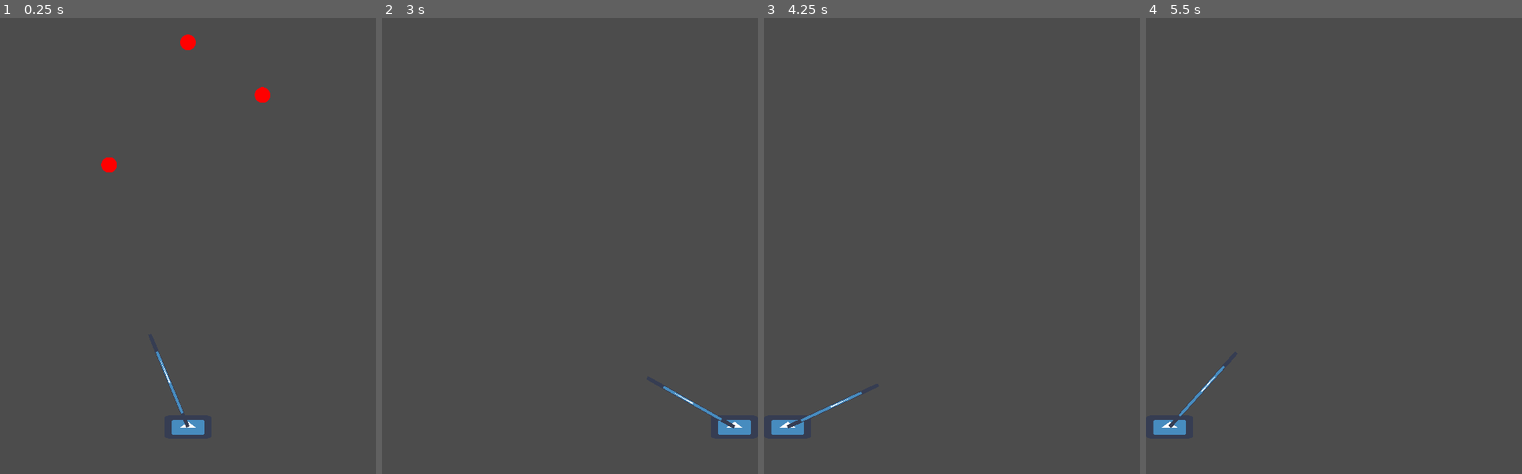
Above: before the commit, frames 1-4 (left to right).
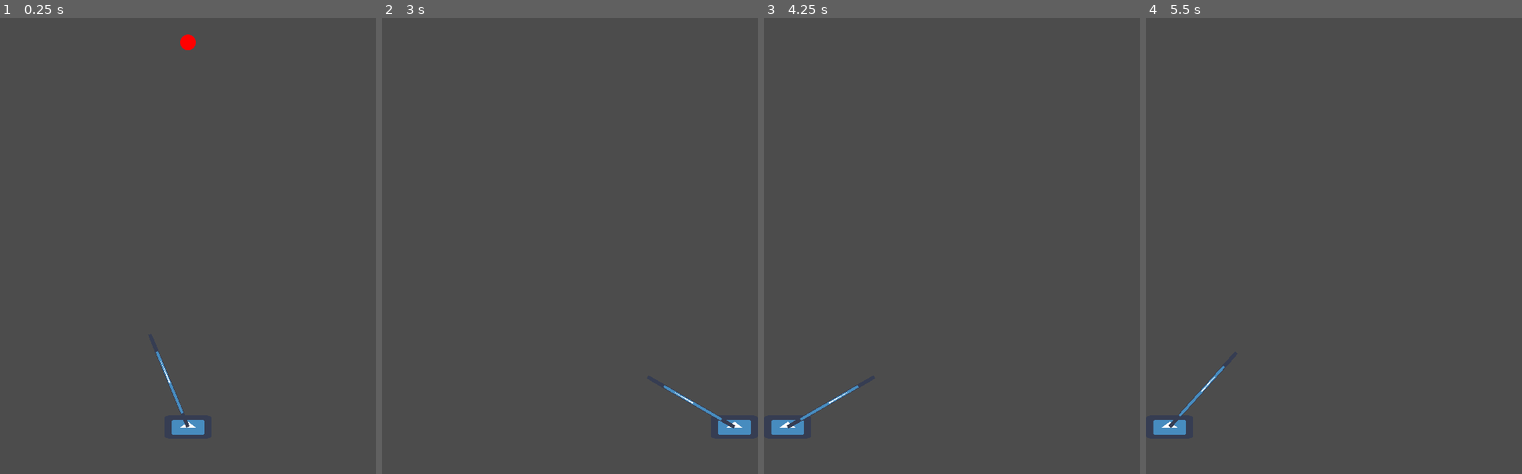
Above: after the commit, the same moments.

Repository: leogeier/impact_juggling
Game: Godot game, scene res://Main/Main.tscn
The game is run twice, just before and just after one commit, with the same random seed, the same clock (stepped at 60 frames per second) and the same inputs. The engine's default icon, where the game draws it, is replaced by a stand-in: a white triangle on a blue panel in a dark square.
Inputs (mouse positions are in pixels of both pictures, inside the frame that each line leads up to):
- Up to frame 1 (0.25 s): no input
- Up to frame 2 (3 s): move the mouse to (652, 200) at 0.52 s; hold Right (ui_right) 0.53-1.28 s; tap Space (fire, bound only after the commit) every 0.75 s from 0.6 to 2.85 s; move the mouse to (494, 250) at 1.27 s; hold Left (ui_left) 1.28-2.03 s; move the mouse to (607, 113) at 2.02 s; hold Right (ui_right) from 2.03 s (still down); move the mouse to (551, 323) at 2.77 s
- Up to frame 3 (4.25 s): tap Enter at 3.5 s; move the mouse to (1064, 300) at 3.52 s; release Right (ui_right) at 3.53 s; hold Left (ui_left) from 3.53 s (still down); tap Space (fire, bound only after the commit) at 3.6 s
- Up to frame 4 (5.5 s): keep holding Left (ui_left); move the mouse to (1221, 150) at 4.27 s; tap Space (fire, bound only after the commit) at 4.35, 5, 5.1 s; move the mouse to (1352, 223) at 5.02 s

The runs differ from the first frame. In frame 1, 0.2% of the frame differs, in the area x 26-72%, y 15-34%; in frame 2, less than 0.1%; in frame 3, 0.2%; in frame 4, nothing differs.

Commit message:
Add ball speed dampening

Diff:
--- a/ld-47/Ball/Ball.gd
+++ b/ld-47/Ball/Ball.gd
@@ -1,14 +1,15 @@
 extends KinematicBody2D
 
 export var gravity = 9
+export var max_speed = 12
+
 var velocity = Vector2()
 
 func _ready():
 	pass
 
-func reflect(dir):
-	velocity = velocity.length() * dir
-	print(dir)
+func reflect(dir, damp):
+	velocity = min(velocity.length() * damp, max_speed) * dir
 
 func _physics_process(delta):
 	var collision = move_and_collide(velocity)
@@ -16,6 +17,9 @@
 	if collision != null \
 	   and collision.collider.is_in_group("reflectable"):
 		var dir = collision.collider.get_reflection_dir(velocity.normalized())
-		velocity = velocity.length() * dir
+		var damp = collision.collider.get_damp()
+		reflect(dir, damp)
 	else:
 		velocity.y += gravity * delta
+
+	print(velocity.length())
--- a/ld-47/Main/Main.tscn
+++ b/ld-47/Main/Main.tscn
@@ -18,12 +18,6 @@
 [node name="Ball" parent="." instance=ExtResource( 2 )]
 position = Vector2( 240, 73.373 )
 
-[node name="Ball2" parent="." instance=ExtResource( 2 )]
-position = Vector2( 139.318, 229.732 )
-
-[node name="Ball3" parent="." instance=ExtResource( 2 )]
-position = Vector2( 335.115, 140.649 )
-
 [node name="Left Wall" parent="." instance=ExtResource( 3 )]
 position = Vector2( -10, 320 )
 
--- a/ld-47/Paddle/Paddle.gd
+++ b/ld-47/Paddle/Paddle.gd
@@ -1,6 +1,8 @@
 extends KinematicBody2D
 
 export var max_speed = 700;
+export var decrease_damp = 0.8
+export var increase_damp = 1.2
 
 var velocity = Vector2()
 
@@ -9,10 +11,19 @@
 	dir *= -1
 	return dir
 
+func get_damp():
+	if $ThrowTimer.is_stopped():
+		return decrease_damp
+	else:
+		return increase_damp
+
 func _ready():
 	pass
 
 func _physics_process(delta):
+	if Input.is_action_just_pressed("fire"):
+		$ThrowTimer.start();
+
 	if Input.is_action_pressed("ui_right"):
 		velocity.x = max_speed
 	elif Input.is_action_pressed("ui_left"):
--- a/ld-47/Paddle/Paddle.tscn
+++ b/ld-47/Paddle/Paddle.tscn
@@ -18,6 +18,10 @@
 texture = ExtResource( 1 )
 
 [node name="DirArrow" parent="." instance=ExtResource( 3 )]
+clamp_deg = 60
 
 [node name="CollisionShape2D" type="CollisionShape2D" parent="."]
 shape = SubResource( 1 )
+
+[node name="ThrowTimer" type="Timer" parent="."]
+one_shot = true
--- a/ld-47/Wall/Wall.gd
+++ b/ld-47/Wall/Wall.gd
@@ -10,5 +10,8 @@
 		dir.y *= -1
 	return dir
 
+func get_damp():
+	return 1
+
 func _ready():
 	pass
--- a/ld-47/project.godot
+++ b/ld-47/project.godot
@@ -54,6 +54,12 @@
 , Object(InputEventKey,"resource_local_to_scene":false,"resource_name":"","device":0,"alt":false,"shift":false,"control":false,"meta":false,"command":false,"pressed":false,"scancode":83,"unicode":0,"echo":false,"script":null)
  ]
 }
+fire={
+"deadzone": 0.5,
+"events": [ Object(InputEventKey,"resource_local_to_scene":false,"resource_name":"","device":0,"alt":false,"shift":false,"control":false,"meta":false,"command":false,"pressed":false,"scancode":32,"unicode":0,"echo":false,"script":null)
+, Object(InputEventMouseButton,"resource_local_to_scene":false,"resource_name":"","device":0,"alt":false,"shift":false,"control":false,"meta":false,"command":false,"button_mask":0,"position":Vector2( 0, 0 ),"global_position":Vector2( 0, 0 ),"factor":1.0,"button_index":1,"pressed":false,"doubleclick":false,"script":null)
+ ]
+}
 
 [rendering]
 
